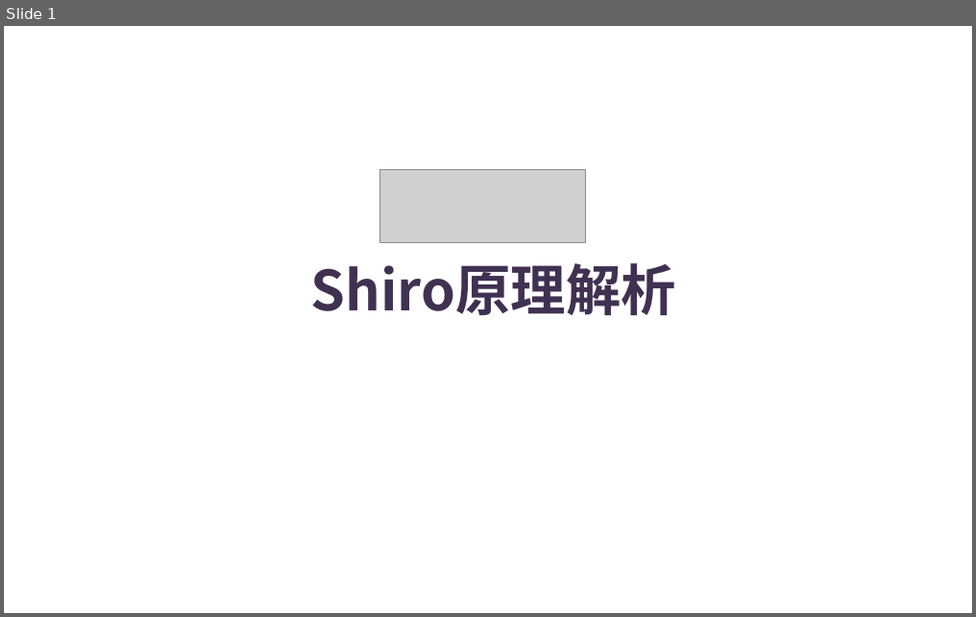
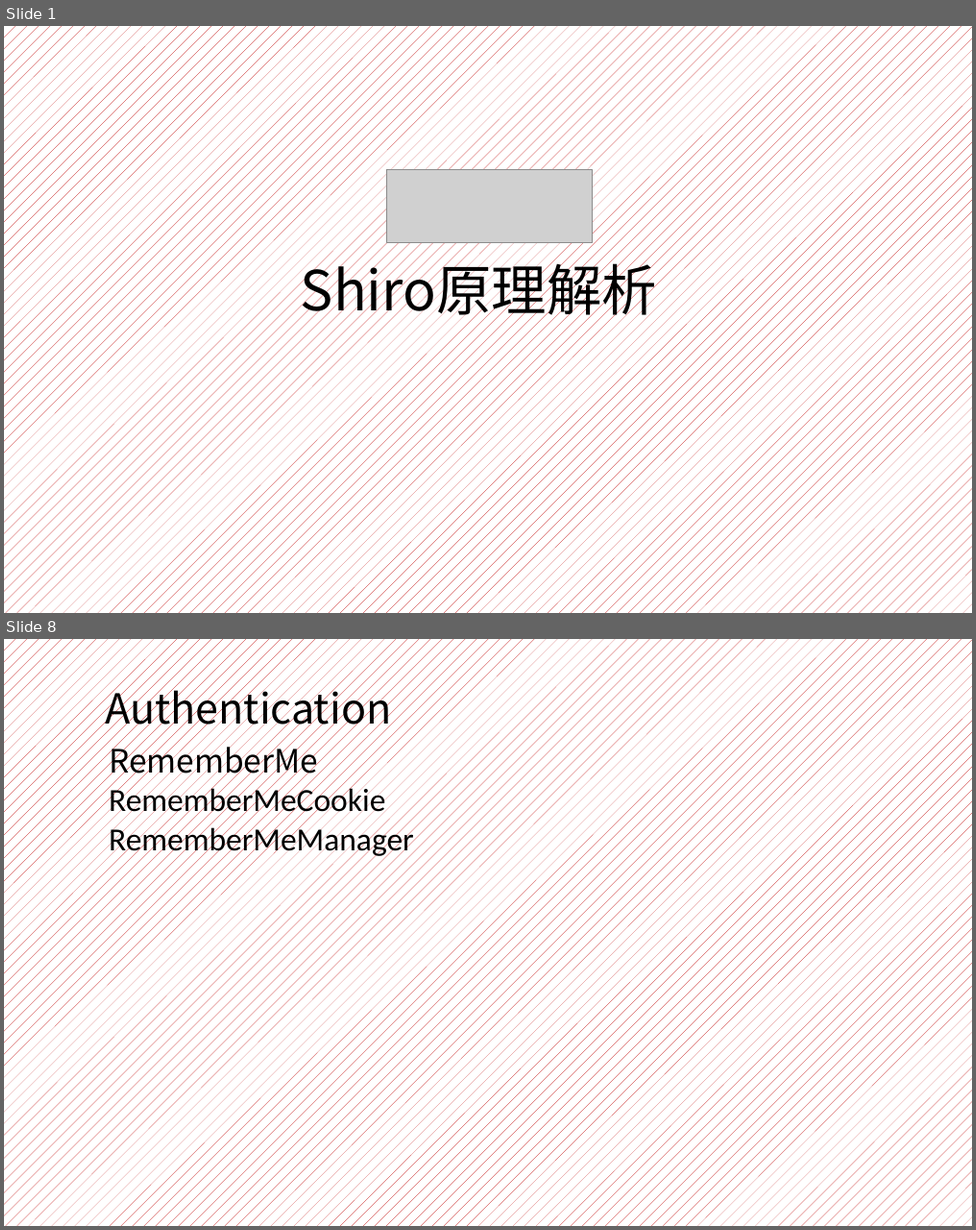
Before and after one commit to yanghaikun/shiro-in-action, a slide deck: shiro原理解析.pptx. Shown one above the other, each under a label of ours: slide 1 before the commit, slides 1 and 8 after it; the slides between them are not shown. The pictures are 976x617 and 976x1230 pixels, drawn with LibreOffice and Linux fonts; fonts in the diff are those of the drawing; grey boxes stand for pictures; background and template pictures are left out. Boxes give left, top, right and bottom in pixels: in the first picture for what was removed or moved away, otherwise in the second. Text is boxed around its words. In the diff, an @@ line names an element or a change of style, - is before the commit and + after.

```diff
--- a/shiro原理解析.pptx
+++ b/shiro原理解析.pptx
@@ slide 8 added at bbox=[4, 639, 972, 1226], background pattern #C00000 on #FFFFFF @@
@@ text added at bbox=[105, 681, 391, 733], 36 pt, text #000000 @@
+Authentication
@@ text added at bbox=[109, 740, 414, 858], 28 pt, text #000000 @@
+RememberMe
+RememberMeCookie
+RememberMeManager
@@ slide 1 changed as well @@
@@ background picture (left out) to pattern #C00000 on #FFFFFF @@
@@ picture: place and size @@
-picture at bbox=[379, 169, 586, 243]
+picture at bbox=[386, 169, 592, 243]
@@ text "Shiro原理解析": place and size @@
-text "Shiro原理解析" at bbox=[311, 263, 676, 315]
+text "Shiro原理解析" at bbox=[301, 254, 657, 325]
@@ text "Shiro原理解析" at bbox=[301, 254, 657, 325]: text colour #403152 to #000000, bold off @@
```
Also in this commit, not shown: 4 other slides changed, 13 other slides added, 23 slides removed.
